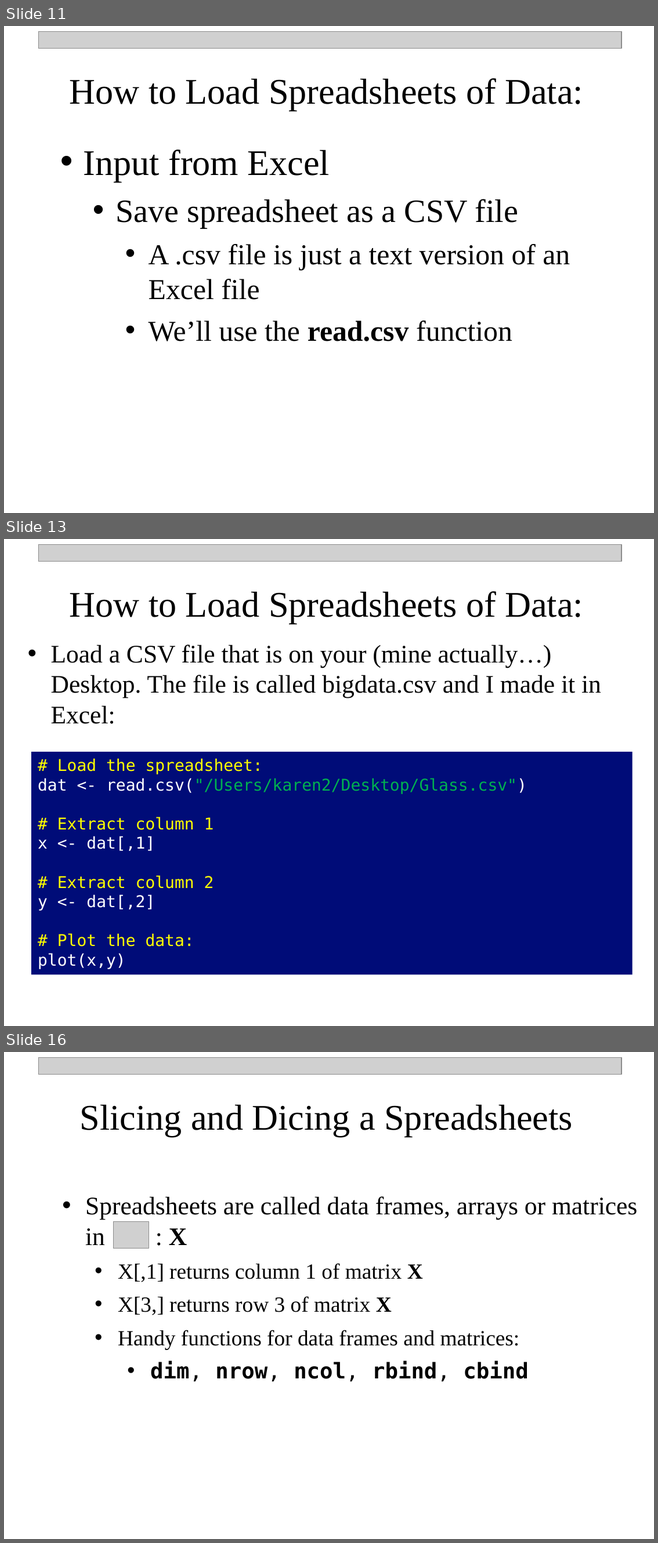
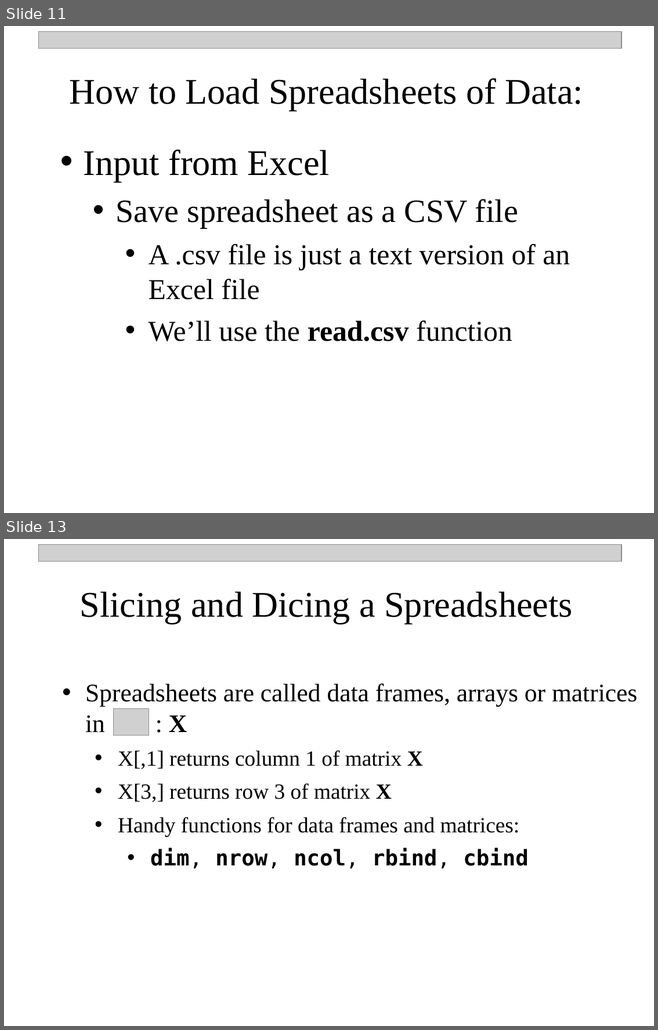
Before and after one commit to npetraco/workshop21, a slide deck: notes/day_1.pptx. Shown one above the other, each under a label of ours: slides 11, 13 and 16 before the commit, slides 11 and 13 after it; the slides between them are not shown. The pictures are 658x1543 and 658x1030 pixels, drawn with LibreOffice and Linux fonts; fonts in the diff are those of the drawing; grey boxes stand for pictures. Boxes give left, top, right and bottom in pixels: in the first picture for what was removed or moved away, otherwise in the second. Text is boxed around its words. In the diff, an @@ line names an element or a change of style, - is before the commit and + after.

```diff
--- a/notes/day_1.pptx
+++ b/notes/day_1.pptx
@@ slide 13 removed at (4,539,654,1026), background #FFFFFF @@
@@ picture removed at (38,544,621,561) @@
@@ text removed at (70,591,583,624) @@
-How to Load Spreadsheets of Data:
@@ text removed at (51,645,601,724) @@
-• Load a CSV file that is on your (mine actually…) Desktop. The file is called bigdata.csv and I made it in Excel:
@@ rectangle removed at (31,752,632,975) @@
-# Load the spreadsheet:
-dat <- read.csv("/Users/karen2/Desktop/Glass.csv")
-# Extract column 1
-x <- dat[,1]
-# Extract column 2
-y <- dat[,2]
-# Plot the data:
-plot(x,y)
@@ what was slide 16 is now slide 13 @@
```
Also in this commit, not shown: 2 slides changed, 2 other slides removed, 6 other files.
